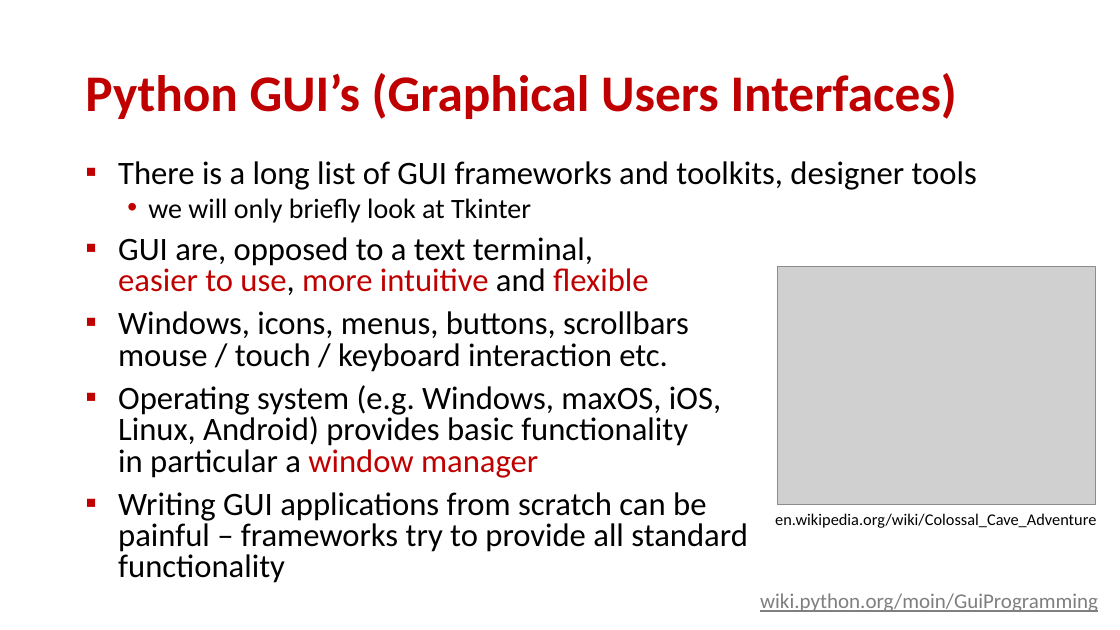
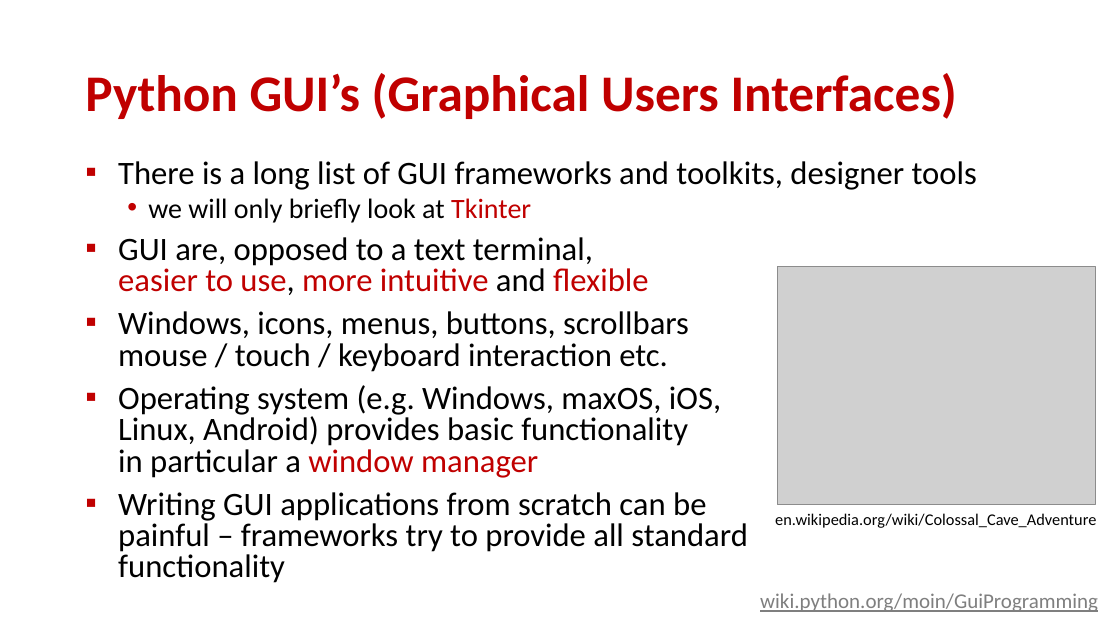
Before and after one commit to gsbrodal/gsbrodal.github.io, a slide deck: slide 5 of ipsa/slides/gui.pptx (slide 3 before the commit). Drawn at 1120x630 pixels with LibreOffice and Linux fonts; fonts in the diff are those of the drawing; grey boxes stand for pictures. Boxes give left, top, right and bottom in pixels: in the first picture for what was removed or moved away, otherwise in the second. Text is boxed around its words. In the diff, an @@ line names an element or a change of style, - is before the commit and + after.

```diff
--- a/ipsa/slides/gui.pptx
+++ b/ipsa/slides/gui.pptx
@@ text at (x1=148, y1=198, x2=531, y2=223): text colour #000000 to #C00000 in "Tkinter" @@
```
Also in this commit, not shown: 1 other slide changed, 8 other files.
